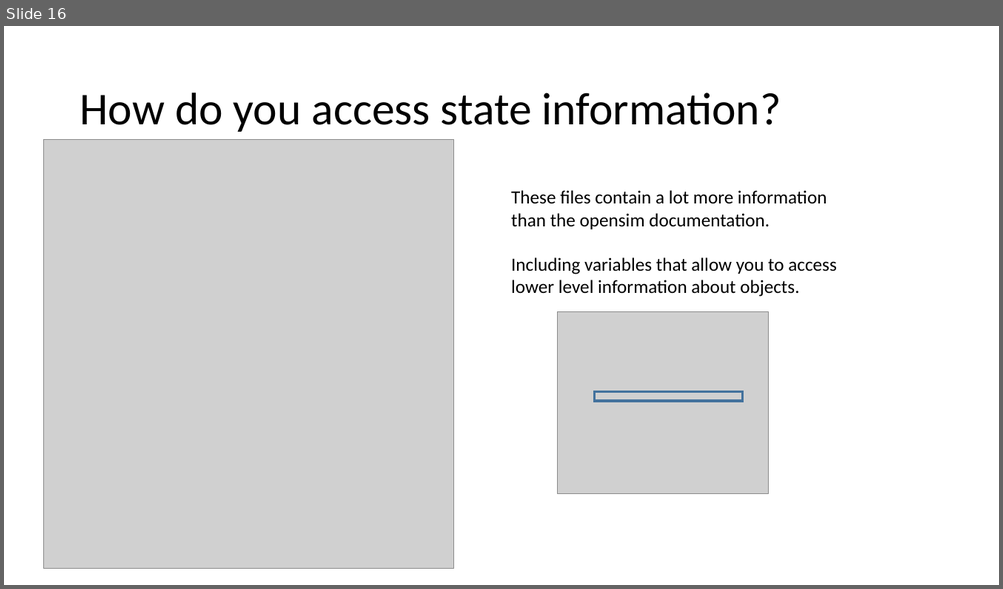
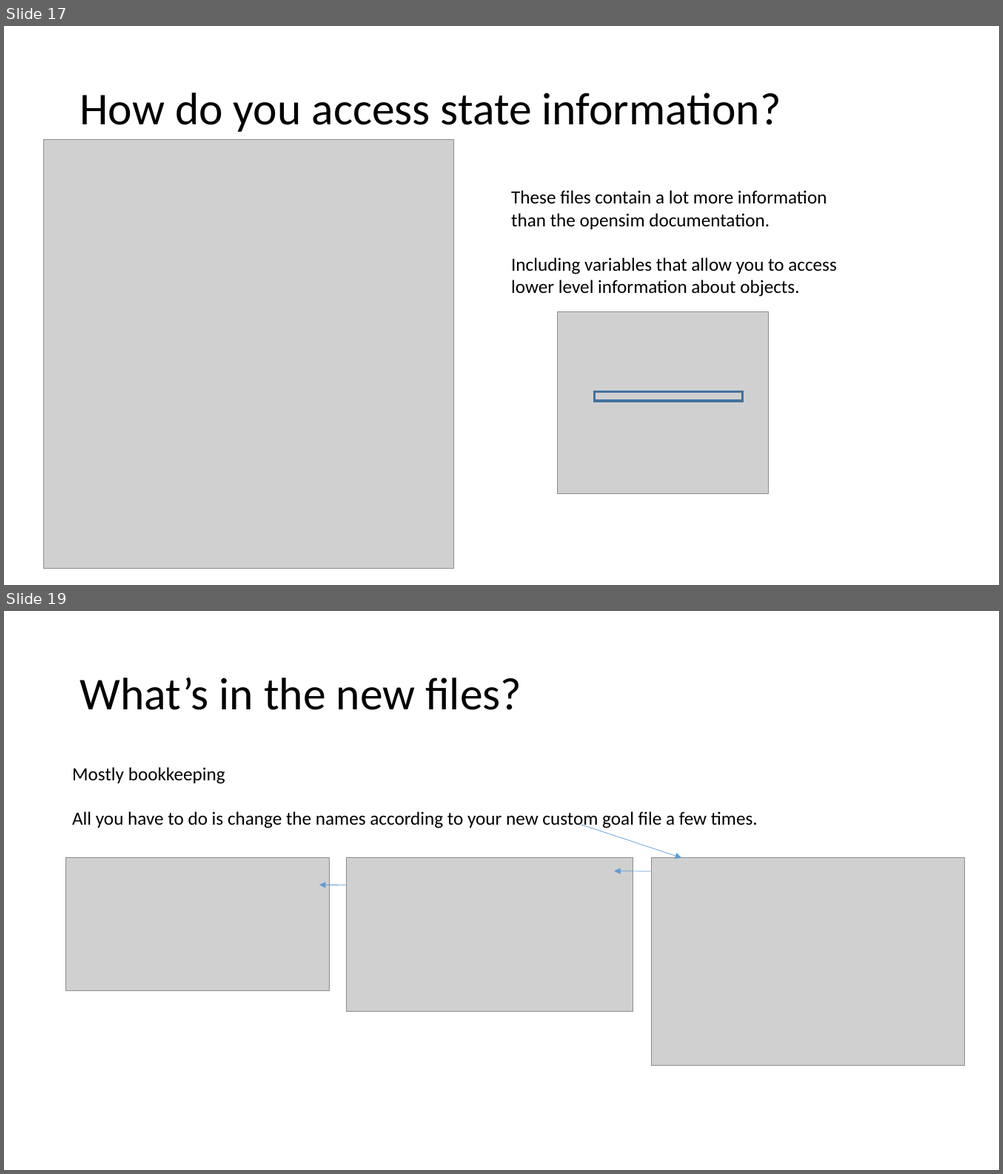
Before and after one commit to v9joshi/Moco-custom-goal, a slide deck: Tutorial.pptx. Shown one above the other, each under a label of ours: slide 16 before the commit, slides 17 and 19 after it; the slides between them are not shown. The pictures are 1003x589 and 1003x1174 pixels, drawn with LibreOffice and Linux fonts; fonts in the diff are those of the drawing; grey boxes stand for pictures. Boxes give left, top, right and bottom in pixels: in the first picture for what was removed or moved away, otherwise in the second. Text is boxed around its words. In the diff, an @@ line names an element or a change of style, - is before the commit and + after.

```diff
--- a/Tutorial.pptx
+++ b/Tutorial.pptx
@@ slide 19 added at <box>4,611,999,1170</box>, background #FFFFFF @@
@@ title added at <box>79,678,521,710</box>, 44 pt, text #000000 @@
+What’s in the new files?
@@ text added at <box>72,767,757,830</box>, 18 pt, text #000000 @@
+Mostly bookkeeping
+All you have to do is change the names according to your new custom goal file a few times.
@@ arrow added from (581, 825) to (681, 858), #5B9BD5 0.5 pt @@
@@ picture added at <box>66,858,329,991</box> @@
@@ picture added at <box>347,858,633,1012</box> @@
@@ arrow added from (651, 871) to (614, 871), #5B9BD5 0.5 pt @@
@@ picture added at <box>651,858,965,1066</box> @@
@@ arrow added from (347, 886) to (319, 885), #5B9BD5 0.5 pt @@
@@ what was slide 16 is now slide 17 @@
```
Also in this commit, not shown: 2 slides changed, 5 other slides added, 8 other files.
